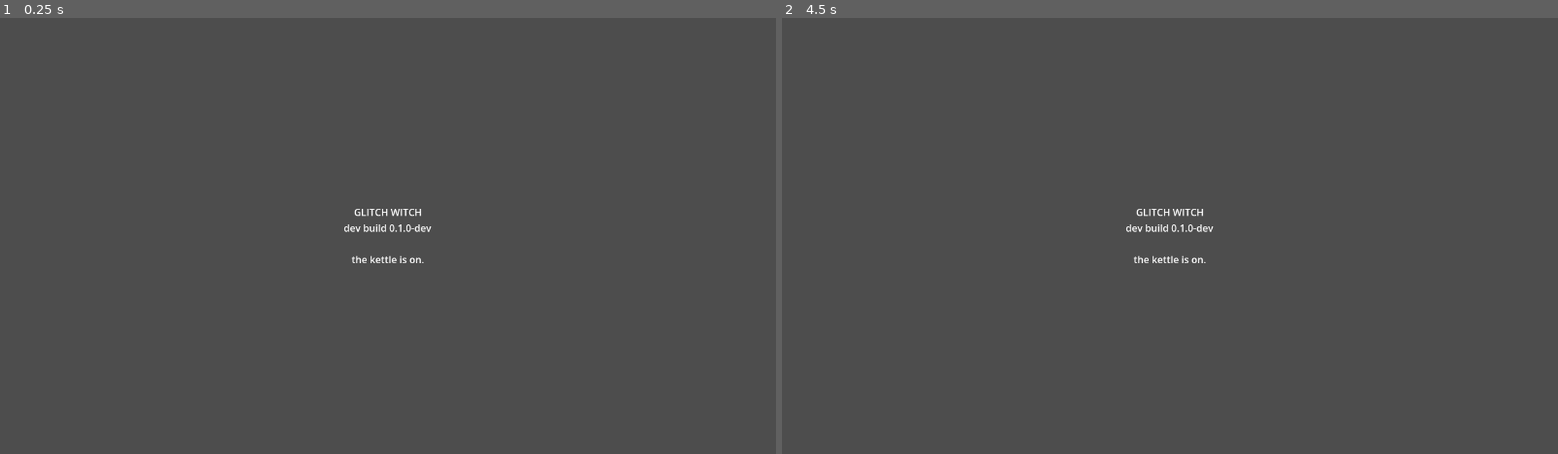
Above: before the commit, frames 1-2 (left to right).
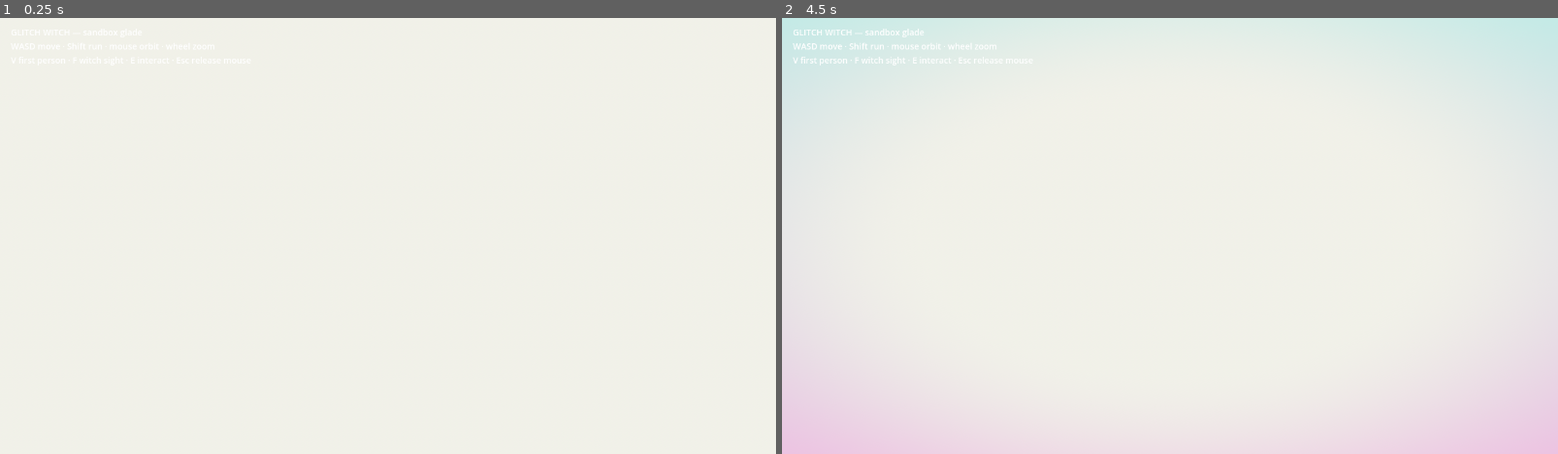
Above: after the commit, the same moments.

Repository: HammerOfSteel/glitchwitch
Game: Godot game, scene res://src/sandbox/glade.tscn
Two runs of this game, one before a commit and one after it. Both use one fixed random seed, a clock stepped at 60 frames per second and the inputs below. Before the commit the project starts from res://src/main/main.tscn.
Inputs (mouse positions are in pixels of both pictures, inside the frame that each line leads up to):
- Up to frame 1 (0.25 s): no input
- Up to frame 2 (4.5 s): tap Enter at 0.5, 2, 3.5 s; move the mouse to (1340, 214) at 0.52 s; hold D (move_right) 0.53-1.28 s; hold Shift (run) 0.53-1.28 s; click (1340, 214) at 0.67 s; tap Space at 1.25, 2.75, 4.25 s; move the mouse to (1014, 257) at 1.27 s; hold S (move_back) 1.28-2.03 s; tap V (camera_toggle) at 1.35 s; tap Shift (run) at 1.55, 2.3, 3.05 s; move the mouse to (1247, 140) at 2.02 s; hold D (move_right) 2.03-2.78 s; hold E (interact) 2.03-2.78 s; move the mouse to (1131, 323) at 2.77 s; hold W (move_forward) 2.78-3.53 s; tap J (journal) at 2.85 s; click (1131, 323) at 2.92 s; move the mouse to (1402, 301) at 3.52 s; hold Shift (run) 3.53-4.28 s; hold A (move_left) from 3.53 s (still down); move the mouse to (937, 170) at 4.27 s; tap F (witch_sight) at 4.35 s

The runs differ from the first frame. In frame 1, 100% of the frame differs, in the area x 0-100%, y 0-100%; in frame 2, 100%.

Commit message:
feat(core): palette apply respects intentional materials; glade becomes main scene

Diff:
--- a/project.godot
+++ b/project.godot
@@ -9,7 +9,7 @@
 config/name="Glitch Witch"
 config/description="A cozy low-poly RPG about debugging a small world with kindness — set at the very edge of the singularity."
 config/version="0.1.0-dev"
-run/main_scene="res://src/main/main.tscn"
+run/main_scene="res://src/sandbox/glade.tscn"
 config/features=PackedStringArray("4.7", "GL Compatibility")
 config/icon="res://icon.svg"
 
--- a/src/core/palette_apply.gd
+++ b/src/core/palette_apply.gd
@@ -15,4 +15,5 @@
 		return
 	for found in root.find_children("*", "MeshInstance3D", true, false):
 		var mesh_instance := found as MeshInstance3D
-		mesh_instance.material_override = material
+		if mesh_instance.material_override == null:
+			mesh_instance.material_override = material
--- a/src/lookdev/diorama.gd
+++ b/src/lookdev/diorama.gd
@@ -5,6 +5,7 @@
 ##
 ## Applies the palette toon material to every mesh (generated GLBs carry no
 ## materials by design) and stages the sun, fill, and camera.
+
 
 func _ready() -> void:
 	apply_palette(self)
--- a/tests/unit/test_boot.gd
+++ b/tests/unit/test_boot.gd
@@ -23,11 +23,11 @@
 
 func test_main_scene_is_configured_and_exists() -> void:
 	var main_scene := str(ProjectSettings.get_setting("application/run/main_scene", ""))
-	assert_str(main_scene).is_equal("res://src/main/main.tscn")
+	assert_str(main_scene).is_equal("res://src/sandbox/glade.tscn")
 	assert_bool(ResourceLoader.exists(main_scene)).is_true()
 
 
-func test_main_scene_boots() -> void:
+func test_banner_scene_boots() -> void:
 	var runner := scene_runner("res://src/main/main.tscn")
 	assert_object(runner.scene()).is_not_null()
 	var banner: Label = runner.scene().get_node("%Banner")
